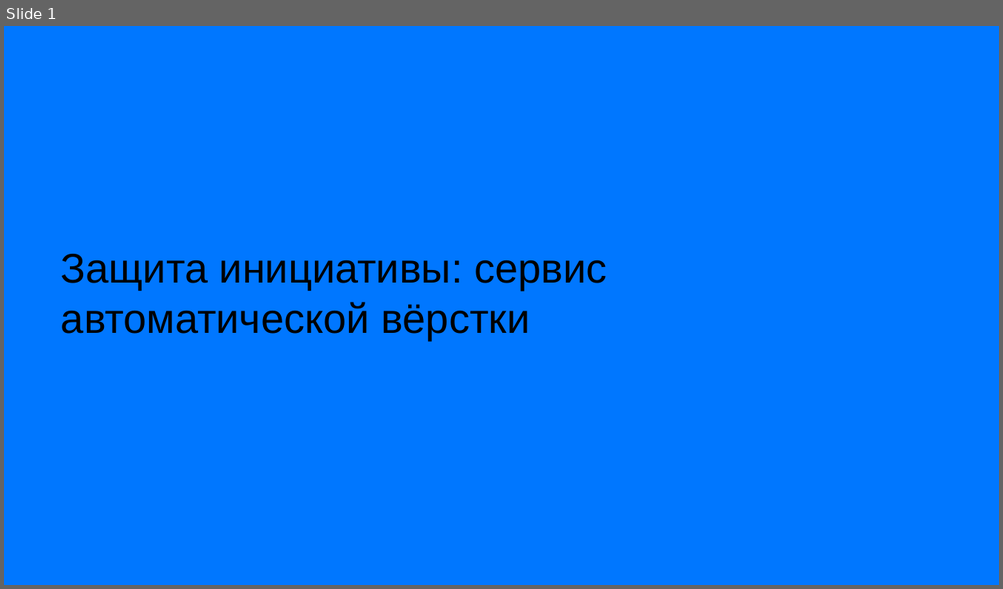
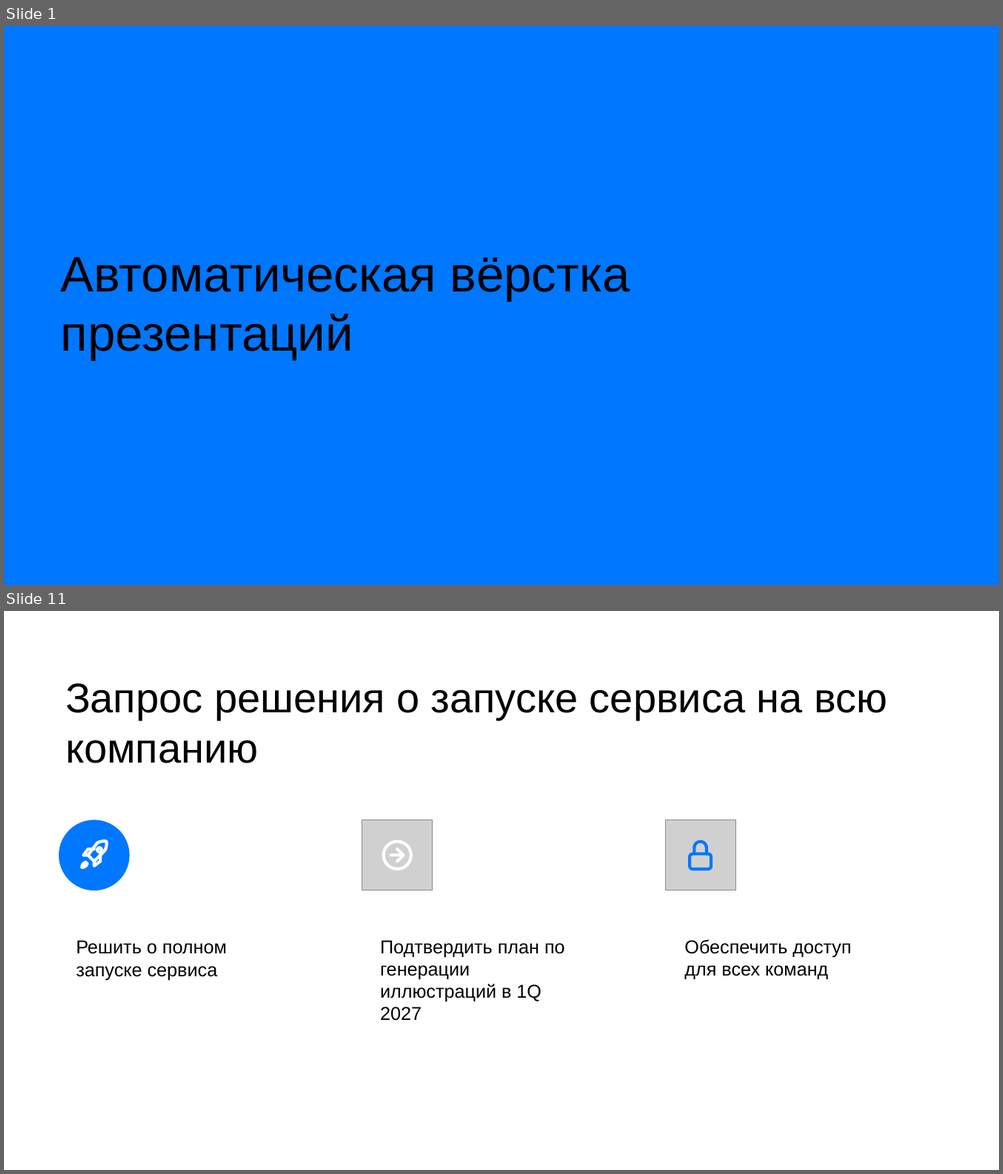
Before and after one commit to DiFoxenGit/-VKTechHackathon, a slide deck: samples/Шаблон_презентации_VK_Education__classic.pptx. Shown one above the other, each under a label of ours: slide 1 before the commit, slides 1 and 11 after it; the slides between them are not shown. The pictures are 1003x589 and 1003x1174 pixels, drawn with LibreOffice and Linux fonts; fonts in the diff are those of the drawing; grey boxes stand for pictures; background and template pictures are left out. Boxes give left, top, right and bottom in pixels: in the first picture for what was removed or moved away, otherwise in the second. Text is boxed around its words. In the diff, an @@ line names an element or a change of style, - is before the commit and + after.

```diff
--- a/samples/Шаблон_презентации_VK_Education__classic.pptx
+++ b/samples/Шаблон_презентации_VK_Education__classic.pptx
@@ slide 11 added at box(4, 611, 999, 1170), background #FFFFFF @@
@@ text added at box(65, 684, 887, 763), 40 pt, text #000000 @@
+Запрос решения о запуске сервиса на всю компанию
@@ ellipse added at box(59, 820, 129, 891), fill #0077FF @@
@@ picture added at box(362, 820, 433, 891) @@
@@ picture added at box(665, 820, 736, 891) @@
@@ ellipse added at box(383, 842, 410, 869), outline #FEFEFE 2.96 pt @@
@@ freeform shape added at box(397, 849, 403, 861), outline #FEFEFE 2.96 pt @@
@@ rounded rectangle added at box(690, 854, 711, 870), outline #0077FF 2.96 pt @@
@@ freeform shape added at box(694, 842, 706, 854), outline #0077FF 2.96 pt @@
@@ group added at box(82, 842, 107, 868): 4 freeform shapes, 1 ellipse @@
@@ freeform shape added at box(391, 856, 403, 856), outline #FEFEFE 2.96 pt @@
@@ text added at box(76, 940, 227, 980), 18 pt, text #000000 @@
+Решить о полном запуске сервиса
@@ text added at box(380, 940, 565, 1021), 18 pt, text #000000 @@
+Подтвердить план по генерации иллюстраций в 1Q 2027
@@ text added at box(684, 940, 851, 980), 18 pt, text #000000 @@
+Обеспечить доступ для всех команд
@@ slide 1 changed as well @@
@@ text at box(61, 257, 630, 360): text changed; size 40 to 48 pt @@
-Защита инициативы: сервис автоматической вёрстки
+Автоматическая вёрстка презентаций
```
Also in this commit, not shown: 2 other slides changed, 8 other slides added, 9 slides removed, 21 other files.
